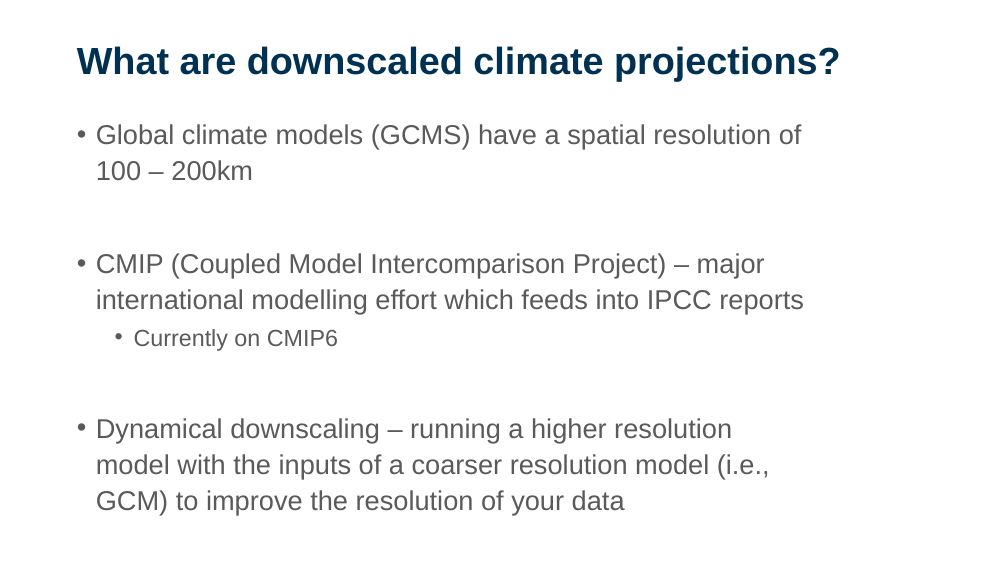
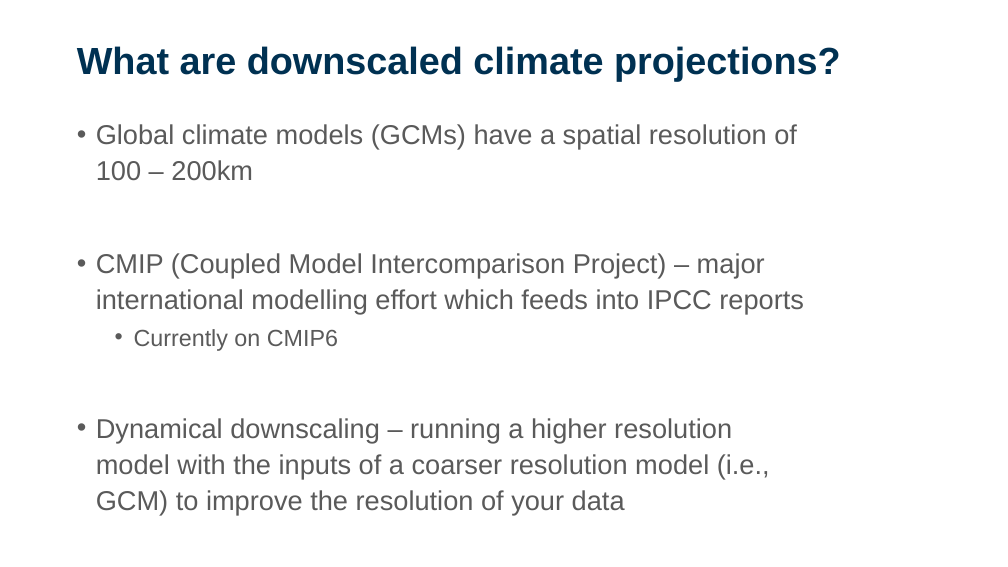
Before and after one commit to sdesrosiers1989/ICCB_Projections, a slide deck: slide 7 of ICCB2025_Session2_ClimateProjections.pptx. Drawn at 1008x567 pixels with LibreOffice and Linux fonts; fonts in the diff are those of the drawing; background and template pictures are left out. Boxes give left, top, right and bottom in pixels: in the first picture for what was removed or moved away, otherwise in the second. Text is boxed around its words. In the diff, an @@ line names an element or a change of style, - is before the commit and + after.

```diff
--- a/ICCB2025_Session2_ClimateProjections.pptx
+++ b/ICCB2025_Session2_ClimateProjections.pptx
@@ text at [96, 124, 797, 180]: text changed @@
-• Global climate models (GCMS) have a spatial resolution of 100 – 200km
+• Global climate models (GCMs) have a spatial resolution of 100 – 200km
```
Also in this commit, not shown: 7 other slides changed, 2 slides added, 1 other file.
